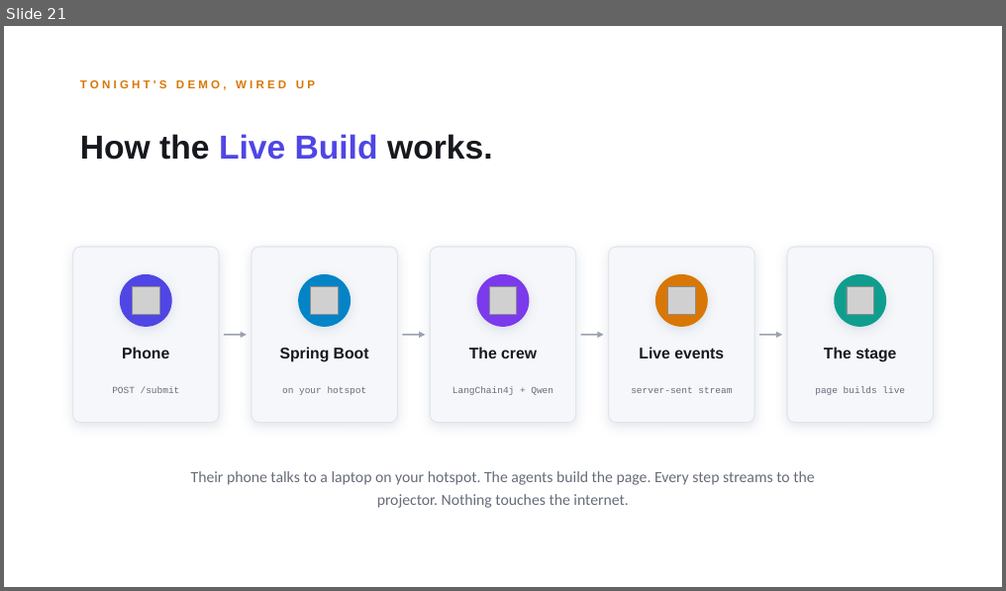
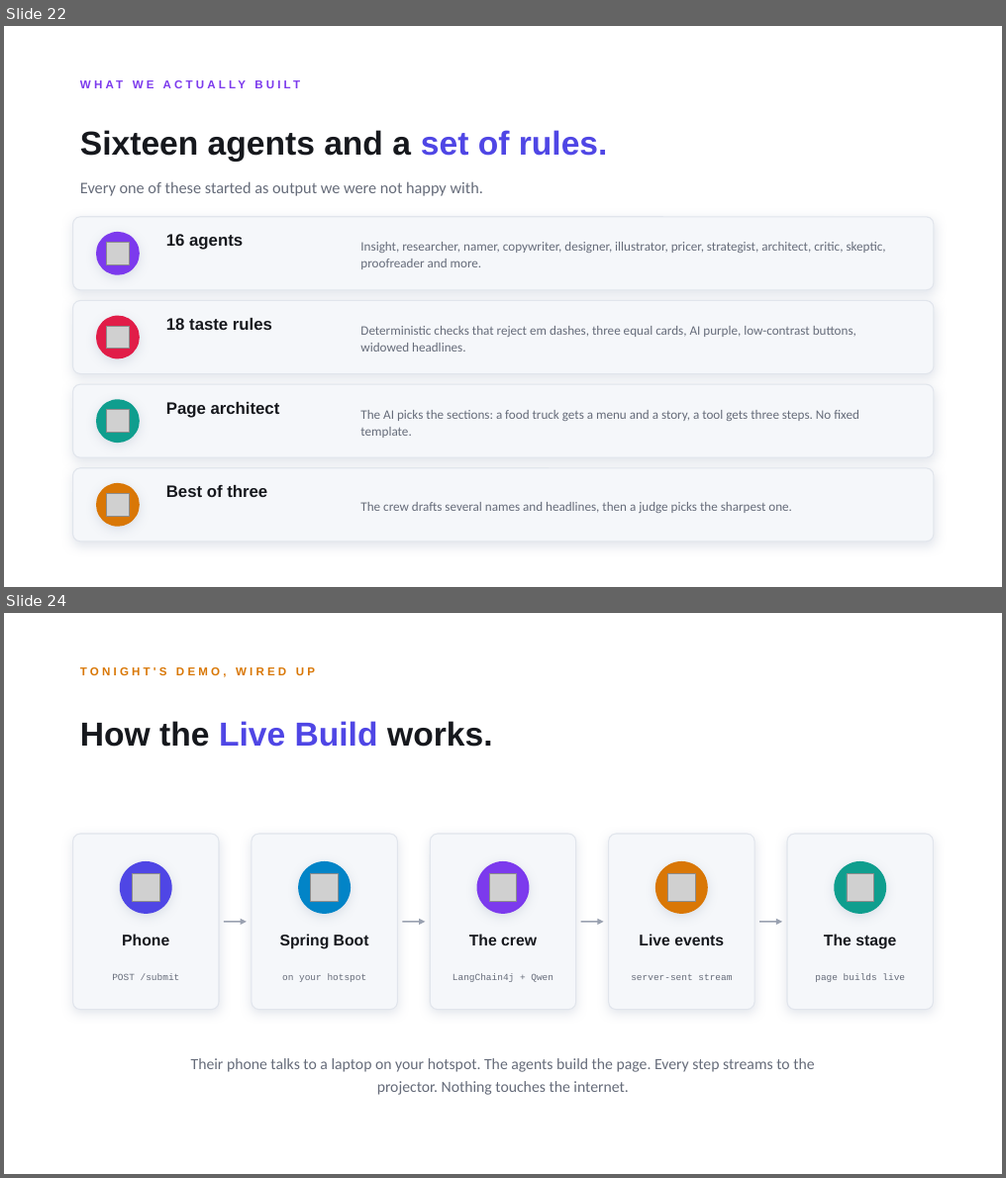
Before and after one commit to Nevvyboi/OnePromptManyWorkers, a slide deck: slides/One-Prompt-Many-Workers-Light.pptx. Shown one above the other, each under a label of ours: slide 21 before the commit, slides 22 and 24 after it; the slides between them are not shown. The pictures are 1006x591 and 1006x1178 pixels, drawn with LibreOffice and Linux fonts; fonts in the diff are those of the drawing; grey boxes stand for pictures. Boxes give left, top, right and bottom in pixels: in the first picture for what was removed or moved away, otherwise in the second. Text is boxed around its words. In the diff, an @@ line names an element or a change of style, - is before the commit and + after.

```diff
--- a/slides/One-Prompt-Many-Workers-Light.pptx
+++ b/slides/One-Prompt-Many-Workers-Light.pptx
@@ slide 22 added at [4,26,1002,587], background #FFFFFF @@
@@ text added at [73,73,822,96], 11 pt, text #7C3AED, bold @@
+WHAT WE ACTUALLY BUILT
@@ text added at [80,130,608,162], 32 pt, text #16181D, bold @@
+Sixteen agents and a set of rules.
@@ text added at [80,181,483,196], 15.5 pt, text #666C7A @@
+Every one of these started as output we were not happy with.
@@ rounded rectangle added at [73,217,934,290], fill #F5F7FA, outline #E1E5EC 1 pt @@
@@ ellipse added at [96,232,140,275], fill #7C3AED @@
@@ picture added at [107,243,129,265] @@
@@ text added at [166,234,243,250], 16 pt, text #16181D, bold @@
+16 agents
@@ text added at [360,242,886,270], 12.5 pt, text #666C7A @@
+Insight, researcher, namer, copywriter, designer, illustrator, pricer, strategist, architect, critic, skeptic, proofreader and more.
@@ rounded rectangle added at [73,301,934,374], fill #F5F7FA, outline #E1E5EC 1 pt @@
@@ ellipse added at [96,316,140,360], fill #E11D48 @@
@@ text added at [166,318,272,330], 16 pt, text #16181D, bold @@
+18 taste rules
@@ picture added at [107,326,129,349] @@
@@ text added at [360,326,856,352], 12.5 pt, text #666C7A @@
+Deterministic checks that reject em dashes, three equal cards, AI purple, low-contrast buttons, widowed headlines.
@@ rounded rectangle added at [73,384,934,458], fill #F5F7FA, outline #E1E5EC 1 pt @@
@@ ellipse added at [96,399,140,443], fill #0F9E8E @@
@@ picture added at [107,410,129,433] @@
@@ text added at [166,402,280,418], 16 pt, text #16181D, bold @@
+Page architect
@@ text added at [360,410,859,438], 12.5 pt, text #666C7A @@
+The AI picks the sections: a food truck gets a menu and a story, a tool gets three steps. No fixed template.
@@ rounded rectangle added at [73,469,934,542], fill #F5F7FA, outline #E1E5EC 1 pt @@
@@ ellipse added at [96,483,140,527], fill #D97706 @@
@@ picture added at [107,494,129,516] @@
@@ text added at [166,485,267,497], 16 pt, text #16181D, bold @@
+Best of three
@@ text added at [360,502,792,513], 12.5 pt, text #666C7A @@
+The crew drafts several names and headlines, then a judge picks the sharpest one.
@@ what was slide 21 is now slide 24 @@
```
Also in this commit, not shown: 11 slides changed, 5 other slides added, 23 other files.
